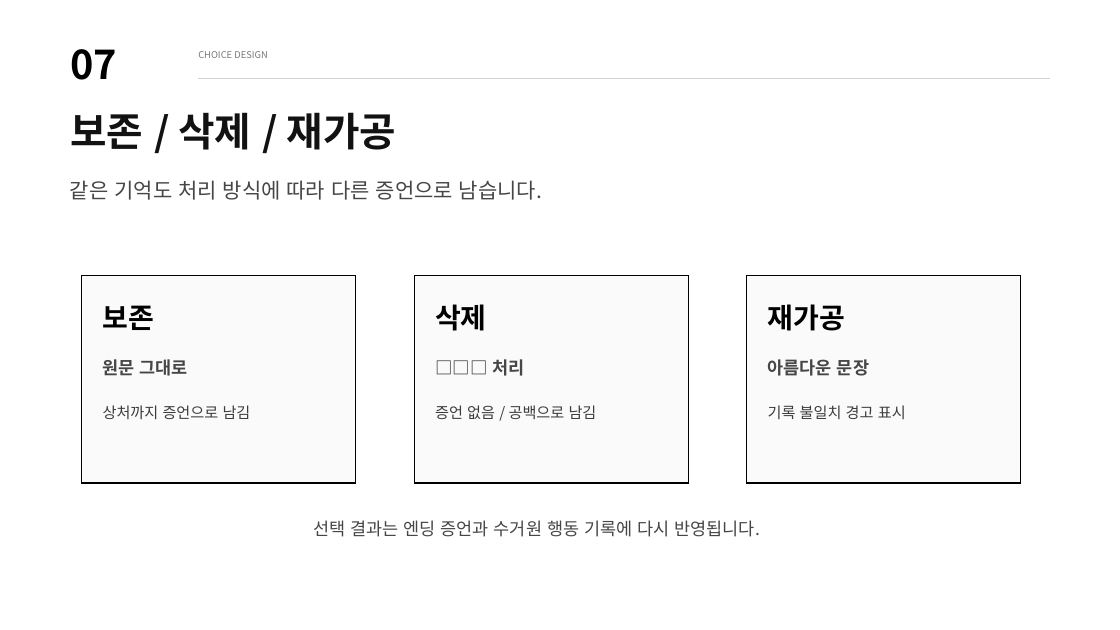
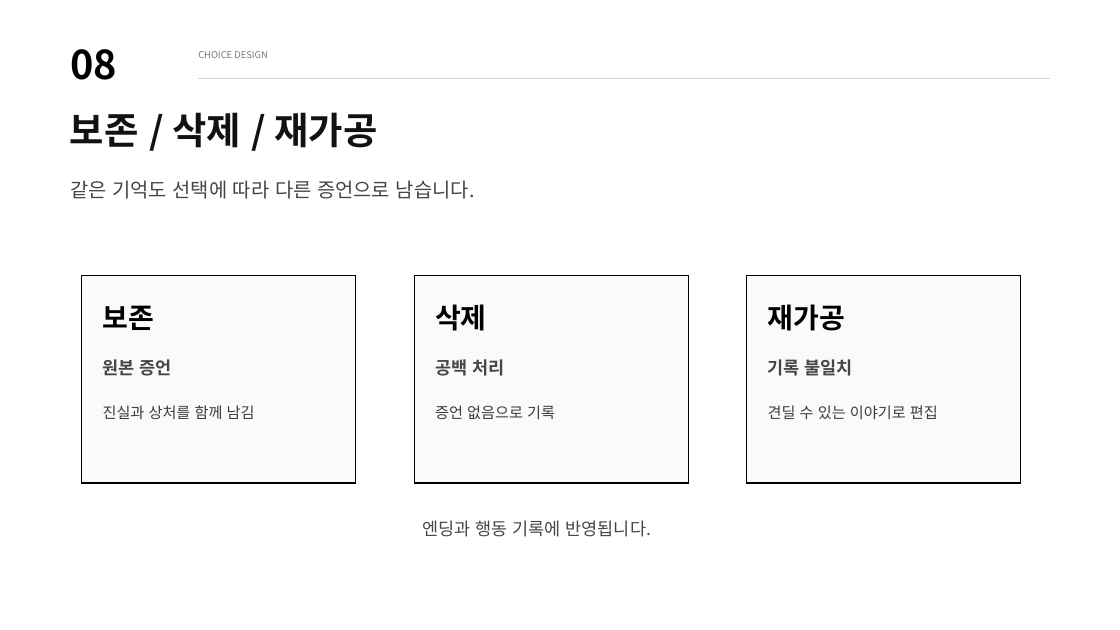
Before and after one commit to wodnd0403/memory_recycler, a slide deck: slide 8 of Docs/MemoryRecycler3D_Final_Presentation_SAFE.pptx (slide 7 before the commit). Drawn at 1120x630 pixels with LibreOffice and Linux fonts; fonts in the diff are those of the drawing. Boxes give left, top, right and bottom in pixels: in the first picture for what was removed or moved away, otherwise in the second. Text is boxed around its words. In the diff, an @@ line names an element or a change of style, - is before the commit and + after.

Commit message:
docs: 제안서 반영 최종 발표 PPT 완성

```diff
--- a/Docs/MemoryRecycler3D_Final_Presentation_SAFE.pptx
+++ b/Docs/MemoryRecycler3D_Final_Presentation_SAFE.pptx
@@ text at [70,49,117,80]: text changed @@
-07
+08
@@ text "보존 / 삭제 / 재가공" at [70,112,377,148]: size 34 to 32 pt @@
@@ text at [70,180,475,199]: text changed; size 18 to 17 pt @@
-같은 기억도 처리 방식에 따라 다른 증언으로 남습니다.
+같은 기억도 선택에 따라 다른 증언으로 남습니다.
@@ text at [103,359,172,376]: text changed @@
-원문 그대로
+원본 증언
@@ text at [435,359,504,376]: text changed @@
-□□□ 처리
+공백 처리
@@ text at [768,359,853,376]: text changed @@
-아름다운 문장
+기록 불일치
@@ text at [103,405,255,419]: text changed @@
-상처까지 증언으로 남김
+진실과 상처를 함께 남김
@@ text at [435,405,555,419]: text changed @@
-증언 없음 / 공백으로 남김
+증언 없음으로 기록
@@ text at [768,405,938,419]: text changed @@
-기록 불일치 경고 표시
+견딜 수 있는 이야기로 편집
@@ text at [422,520,651,537]: text changed @@
-선택 결과는 엔딩 증언과 수거원 행동 기록에 다시 반영됩니다.
+엔딩과 행동 기록에 반영됩니다.
```
Also in this commit, not shown: 9 other slides changed, 3 slides added, 2 slides removed, 3 other files.
